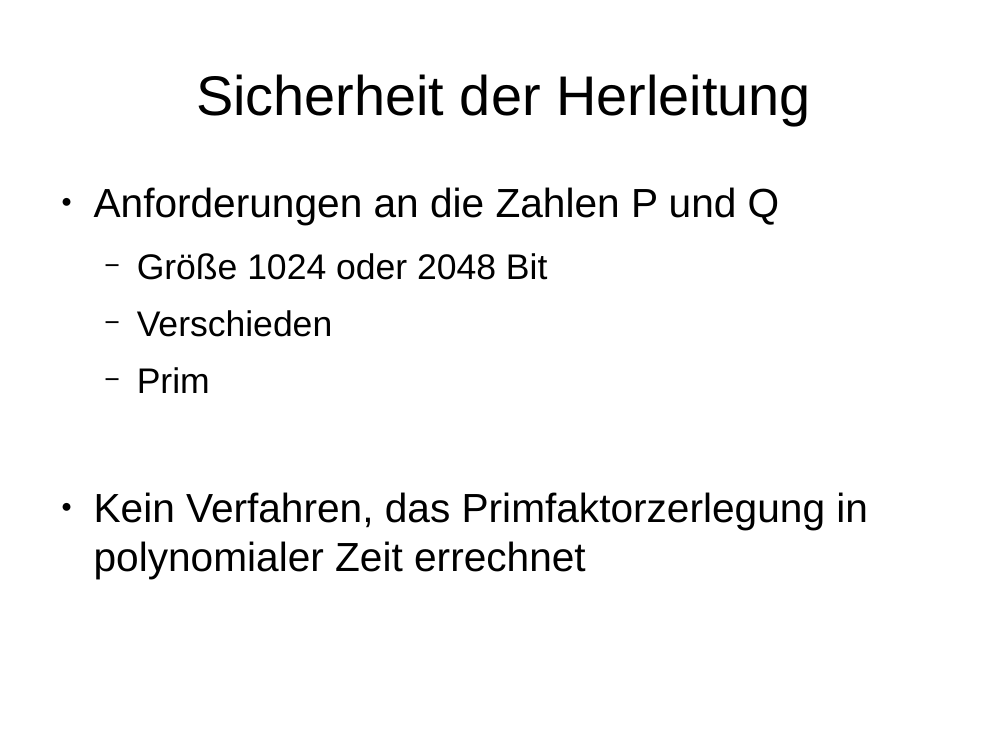
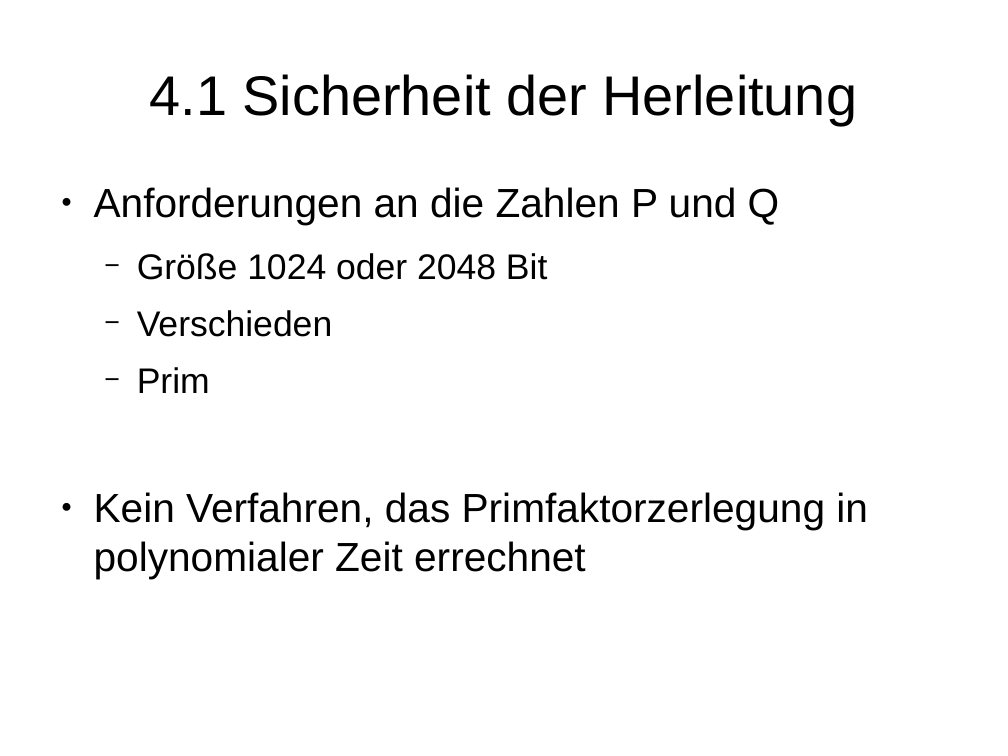
Before and after one commit to stadler-tom/schreibzeug, a slide deck: slide 10 of Presentation/Hauptseminar_RSA.odp. Drawn at 1008x756 pixels with LibreOffice and Linux fonts; fonts in the diff are those of the drawing. Boxes give left, top, right and bottom in pixels: in the first picture for what was removed or moved away, otherwise in the second. Text is boxed around its words. In the diff, an @@ line names an element or a change of style, - is before the commit and + after.

```diff
--- a/Presentation/Hauptseminar_RSA.odp
+++ b/Presentation/Hauptseminar_RSA.odp
@@ title at bbox=[150, 74, 858, 125]: text changed @@
-Sicherheit der Herleitung
+4.1 Sicherheit der Herleitung
```
Also in this commit, not shown: 12 other slides changed, 1 other file.
